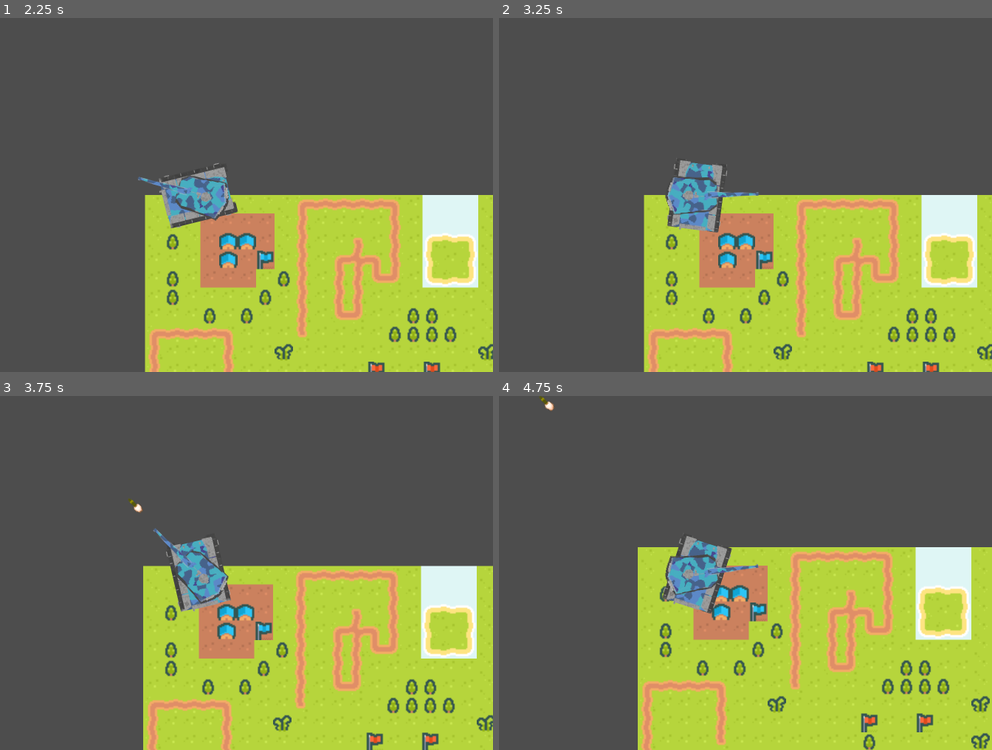
Above: before the commit, frames 1-4 (two rows, left to right).
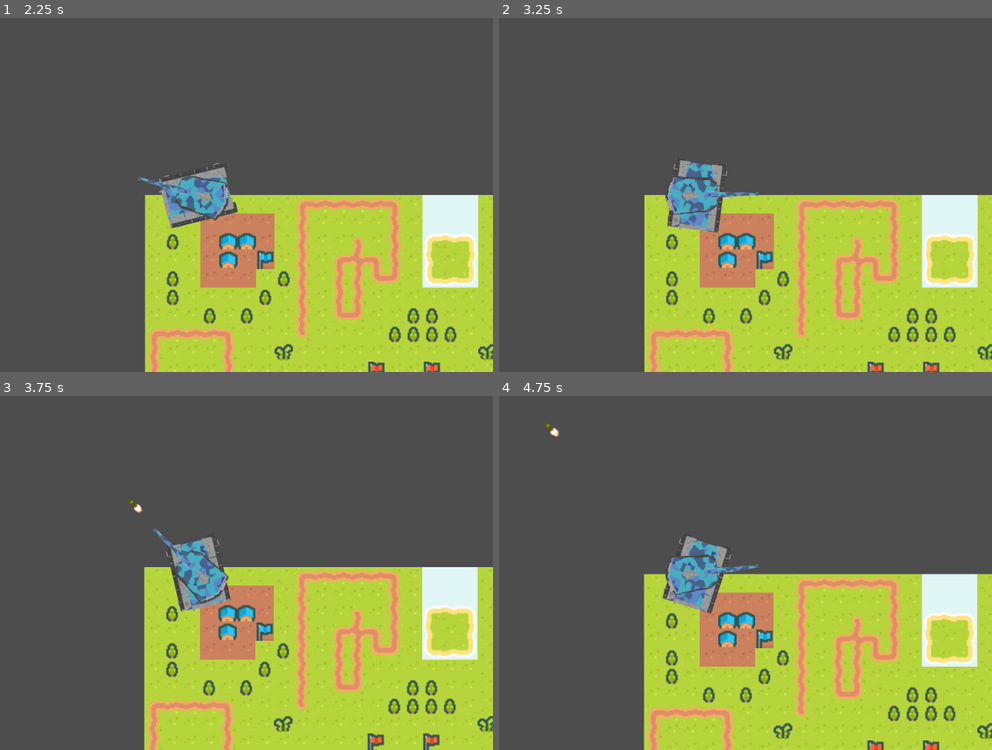
Above: after the commit, the same moments.

Repository: r0ckwav3/tankbattle
Game: Godot game, scene res://Scenes/TilemapTesting.tscn
Two runs of this game, one before a commit and one after it. Both use one fixed random seed, a clock stepped at 60 frames per second and the inputs below.
Inputs (mouse positions are in pixels of both pictures, inside the frame that each line leads up to):
- Up to frame 1 (2.25 s): move the mouse to (167, 265) at 0.52 s; hold Space (shoot) 0.53-1.28 s; hold W (move_forward) 0.53-2.03 s; move the mouse to (374, 248) at 1.27 s; tap Space (shoot) at 1.35 s; move the mouse to (19, 141) at 2.02 s; hold A (turn_left) from 2.03 s (still down); hold Space (shoot) from 2.03 s (still down)
- Up to frame 2 (3.25 s): keep holding A (turn_left); move the mouse to (725, 195) at 2.77 s; release Space (shoot) at 2.78 s; tap Space (shoot) at 2.85 s
- Up to frame 3 (3.75 s): move the mouse to (108, 484) at 3.52 s; release A (turn_left) at 3.53 s; hold Down (move_backward) from 3.53 s (still down); hold Space (shoot) from 3.53 s (still down)
- Up to frame 4 (4.75 s): move the mouse to (824, 555) at 4.27 s; release Down (move_backward) at 4.28 s; release Space (shoot) at 4.28 s; hold D (turn_right) from 4.28 s (still down); tap Space (shoot) at 4.35 s

Frame 1 is identical in both runs. In frame 2, 0.6% of the frame differs, in the area x 29-100%, y 50-100%; in frame 3, 3.6%; in frame 4, 19%, in the area x 8-100%, y 0-100%.

Commit message:
add move and slide to tank

Diff:
--- a/tankbattle/Scenes/TilemapTesting.tscn
+++ b/tankbattle/Scenes/TilemapTesting.tscn
@@ -78,12 +78,14 @@
 10:5/0 = 0
 11:5/0 = 0
 0:6/0 = 0
+0:6/0/physics_layer_0/polygon_0/points = PackedVector2Array(-8, -8, 8, -8, 8, 8, -8, 8)
 1:6/0 = 0
 2:6/0 = 0
 3:6/0 = 0
 4:6/0 = 0
 5:6/0 = 0
 6:6/0 = 0
+6:6/0/physics_layer_0/polygon_0/points = PackedVector2Array(-8, -8, -8, 8, 8, 8, 8, -8)
 7:6/0 = 0
 8:6/0 = 0
 9:6/0 = 0
@@ -127,6 +129,7 @@
 11:9/0 = 0
 
 [sub_resource type="TileSet" id="TileSet_m8j4c"]
+physics_layer_0/collision_layer = 1
 sources/0 = SubResource("TileSetAtlasSource_nbfeb")
 
 [node name="TilemapTesting" type="Node2D"]
--- a/tankbattle/Scenes/player.tscn
+++ b/tankbattle/Scenes/player.tscn
@@ -56,7 +56,6 @@
 [node name="CollisionShape2D" type="CollisionShape2D" parent="."]
 position = Vector2(-1.68497, 1.44106)
 shape = SubResource("RectangleShape2D_5xtvh")
-disabled = true
 
 [node name="Camera2D" type="Camera2D" parent="."]
 
--- a/tankbattle/Scenes/shell.tscn
+++ b/tankbattle/Scenes/shell.tscn
@@ -63,6 +63,7 @@
 [node name="CollisionShape2D" type="CollisionShape2D" parent="."]
 position = Vector2(-25, 0)
 shape = SubResource("RectangleShape2D_r440d")
+disabled = true
 
 [node name="Life" type="Timer" parent="."]
 wait_time = 10.0
--- a/tankbattle/Scripts/player.gd
+++ b/tankbattle/Scripts/player.gd
@@ -1,8 +1,8 @@
 extends CharacterBody2D
 
-var TURN_SPEED = 0.02
-var MOVE_SPEED = 2
-var BARREL_LENGTH = 230
+const TURN_SPEED = 0.02
+const MOVE_SPEED = 120
+const BARREL_LENGTH = 230
 
 # polar coordinates
 @onready var movement_axis = Vector2.ZERO
@@ -13,11 +13,11 @@
 func _physics_process(delta):
 	$turret.look_at(get_global_mouse_position())
 	$turret.rotate(PI)
-	move(delta)
+	update_velocity()
 	if (Input.is_action_pressed("shoot")) and not shot_cooldown:
 		shoot()
 
-func move(delta):
+func update_velocity():
 	movement_axis.x = int(Input.is_action_pressed("move_forward")) - int(Input.is_action_pressed("move_backward"))
 	var old_dir = movement_axis.y
 	movement_axis.y += (int(Input.is_action_pressed("turn_right")) - int(Input.is_action_pressed("turn_left"))) * TURN_SPEED
@@ -28,9 +28,10 @@
 	else:
 		$body.stop()
 
-	position.x += cos(movement_axis.y) * movement_axis.x * MOVE_SPEED
-	position.y += sin(movement_axis.y) * movement_axis.x * MOVE_SPEED
+	velocity = Vector2.from_angle(movement_axis.y) * movement_axis.x * MOVE_SPEED
+	velocity
 
+	move_and_slide()
 	rotate(delta_rotation)
 
 func shoot():
Not shown: 1 places in tankbattle/Scenes/TilemapTesting.tscn that only renumber resources
Not shown: 1 places in tankbattle/Scenes/player.tscn that only renumber resources
Not shown: 1 places in tankbattle/Scenes/shell.tscn that only renumber resources
